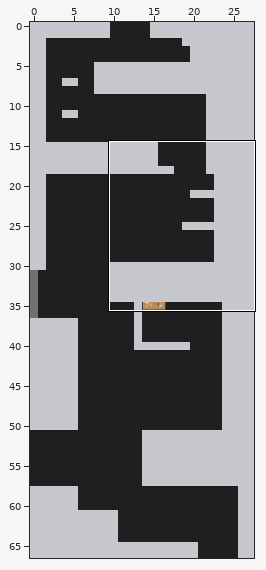
Two versions of a level (Tiled map (JSON), assets/tiled/rooms/basement_a.json). Above: a wide view before the commit, with the close-up outlined.
Close-up. Earlier state:
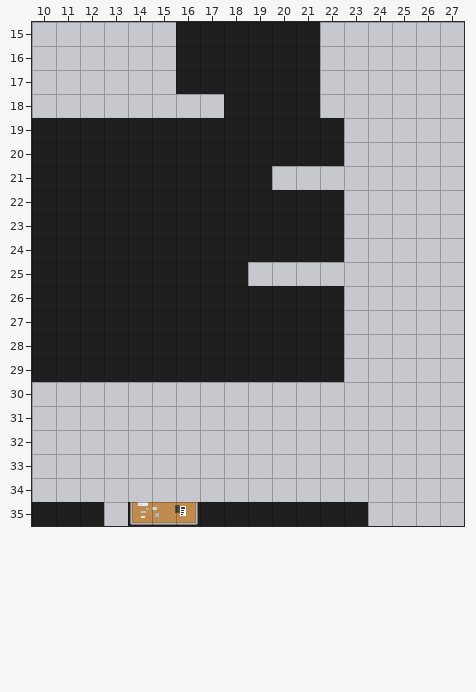
Cells are 24x24 px. Shown: x 10..27, y 15..35. The commit also changed other parts of the map, which this record leaves out.
After the commit:
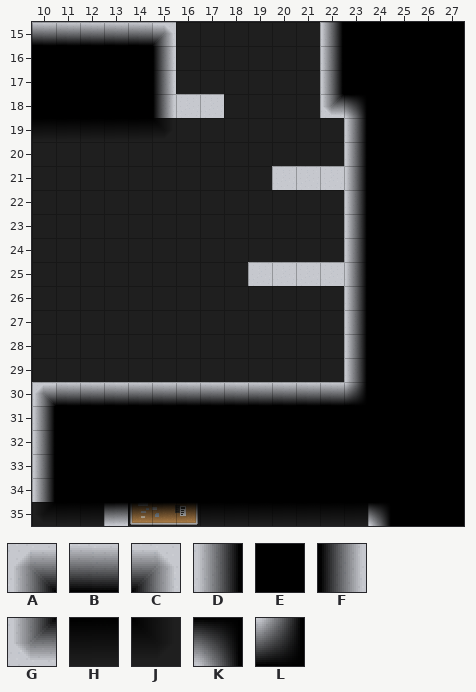
Key: from "other": A 220, B 221, C 222, D 264, E 265, F 266, G 308, H 309, J 310, K 354, L 442.
_ is an empty cell, . an unchanged one.
Tiles of an added or newly shown layer are drawn over the layers below it.
See-through tiles are keyed as they look on the map.
What changed:
--- layer "shadow" (added)
@@ x 10..27 @@
-15 ______......______
-16 ______......______
-17 ______......______
-18 ______......______
-19 ______......._____
-20 ............._____
-21 ............._____
-22 ............._____
-23 ............._____
-24 ............._____
-25 ............._____
-26 ............._____
-27 ............._____
-28 ............._____
-29 ............._____
-30 __________________
-31 __________________
-32 __________________
-33 __________________
-34 __________________
-35 __________________
+15 BBBBBC......DEEEEE
+16 EEEEEF......DEEEEE
+17 EEEEEF......DEEEEE
+18 EEEEEF......GKEEEE
+19 HHHHHJ.......DEEEE
+20 .............DEEEE
+21 .............DEEEE
+22 .............DEEEE
+23 .............DEEEE
+24 .............DEEEE
+25 .............DEEEE
+26 .............DEEEE
+27 .............DEEEE
+28 .............DEEEE
+29 .............DEEEE
+30 ABBBBBBBBBBBBLEEEE
+31 DEEEEEEEEEEEEEEEEE
+32 DEEEEEEEEEEEEEEEEE
+33 DEEEEEEEEEEEEEEEEE
+34 DEEEEEEEEEEEEEEEEE
+35 GHHHHHHHHHHHHHKEEE
